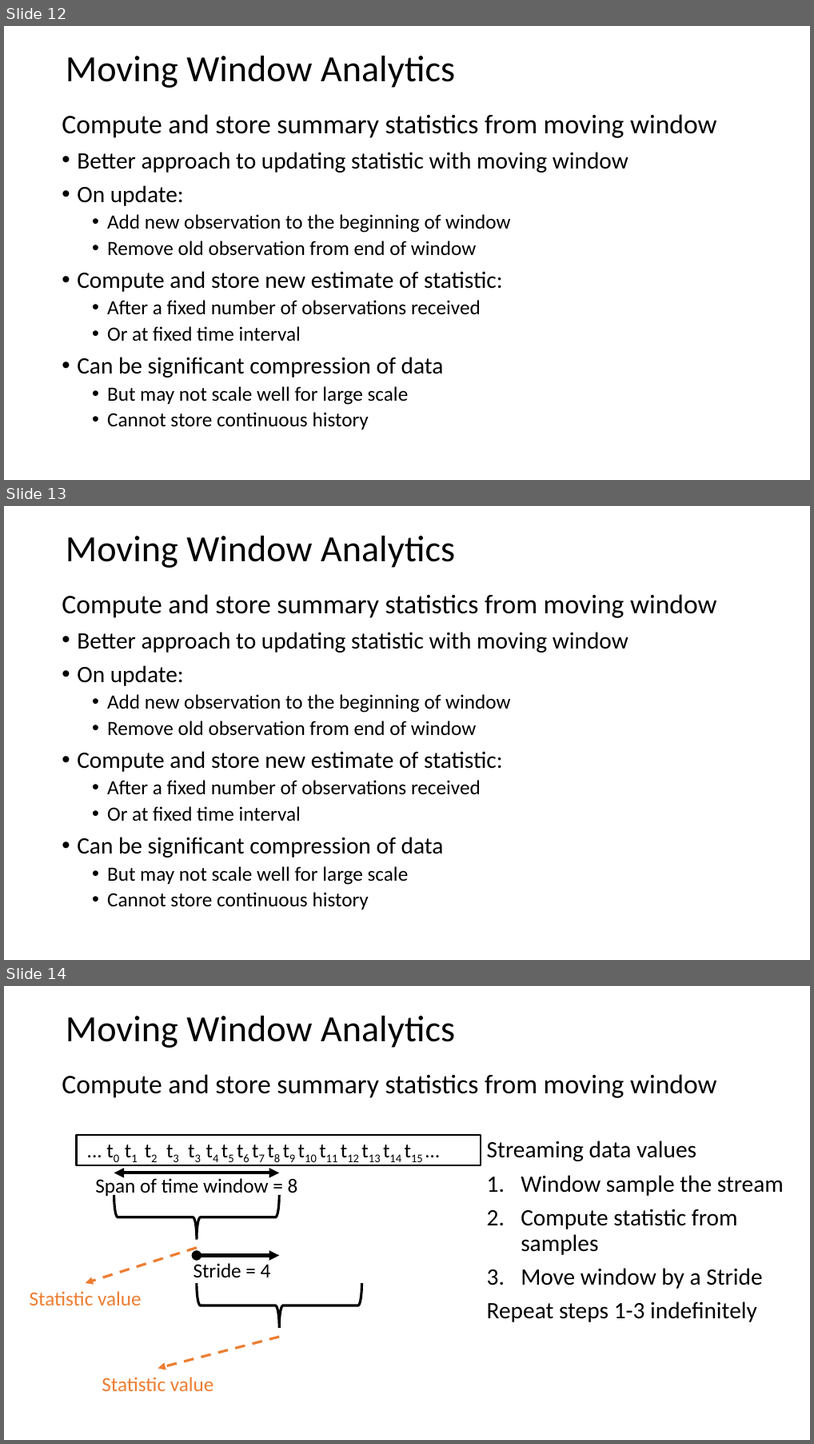
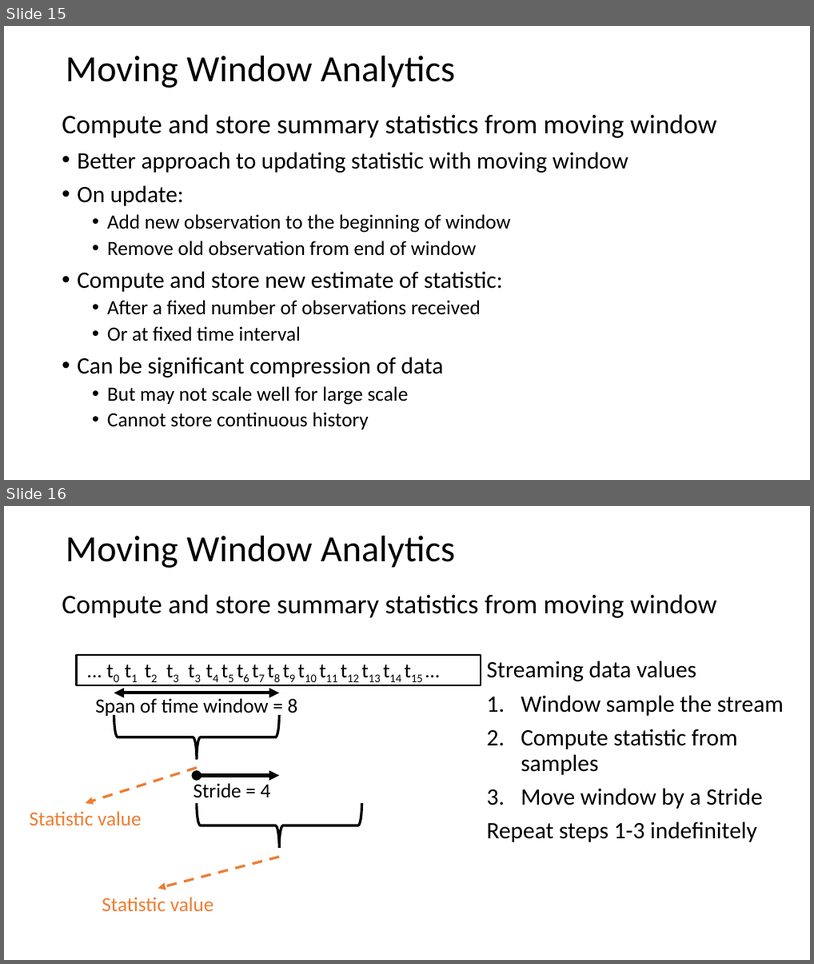
Before and after one commit to StephenElston/CSCI-E-108, a slide deck: slides/3_StreamingAnalytics.pptx. Shown one above the other, each under a label of ours: slides 12, 13 and 14 before the commit, slides 15 and 16 after it. The pictures are 814x1444 and 814x964 pixels, drawn with LibreOffice and Linux fonts; fonts in the diff are those of the drawing. Boxes give left, top, right and bottom in pixels: in the first picture for what was removed or moved away, otherwise in the second. Text is boxed around its words. In the diff, an @@ line names an element or a change of style, - is before the commit and + after.

```diff
--- a/slides/3_StreamingAnalytics.pptx
+++ b/slides/3_StreamingAnalytics.pptx
@@ slide 13 removed at [4,506,810,960], background #FFFFFF @@
@@ text removed at [66,536,455,568] @@
-Moving Window Analytics
@@ text removed at [62,594,718,909] @@
-Compute and store summary statistics from moving window
-• Better approach to updating statistic with moving window
-• On update:
-  • Add new observation to the beginning of window
-  • Remove old observation from end of window
-• Compute and store new estimate of statistic:
-  • After a fixed number of observations received
-  • Or at fixed time interval
-• Can be significant compression of data
-  • But may not scale well for large scale
-  • Cannot store continuous history
@@ what was slide 12 is now slide 15 @@
@@ what was slide 14 is now slide 16 @@
```
Also in this commit, not shown: 4 slides changed, 6 slides added.
